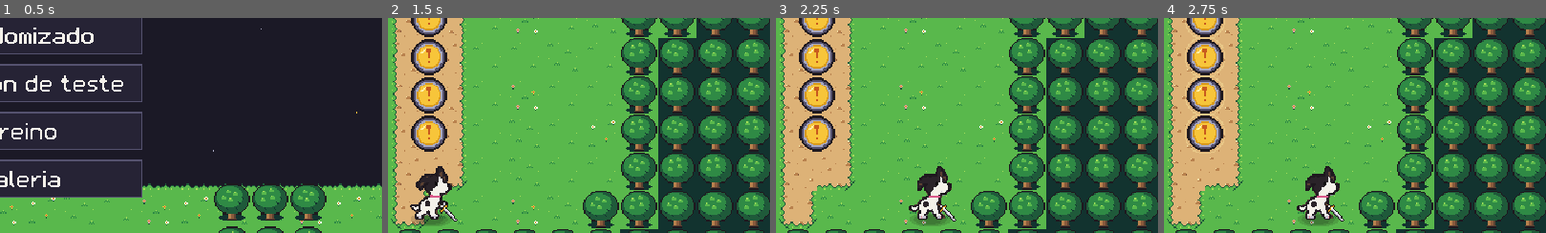
Above: before the commit, frames 1-4 (left to right).
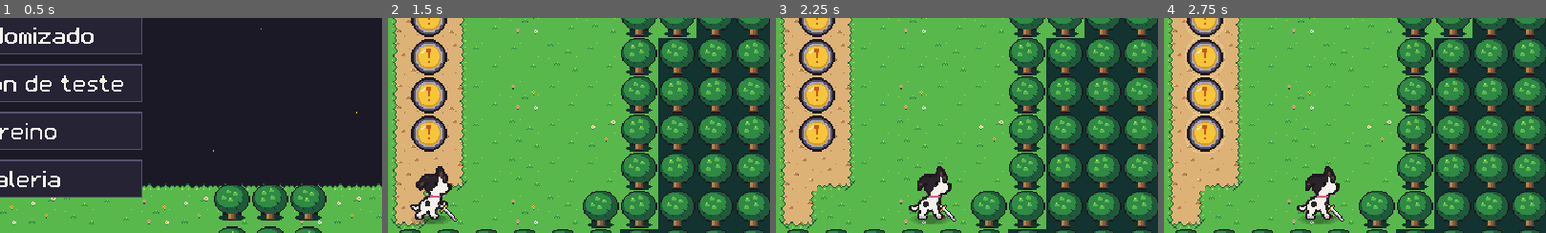
Above: after the commit, the same moments.

Repository: marcelozorza/Alttp2
Game: Godot game, scene res://ui/title_screen.tscn
Two runs of this game, one before a commit and one after it. Both use one fixed random seed, a clock stepped at 60 frames per second and the inputs below.
Inputs (mouse positions are % of the whole screen's width and height, from its top left):
- Up to frame 1 (0.5 s): no input
- Up to frame 2 (1.5 s): click "Novo jogo" at 0.5 s; tap Enter (ui_accept) at 1.25 s; move the mouse to (72, 45) at 1.27 s; hold D (move_right) from 1.28 s (still down); hold J (attack) from 1.28 s (still down); click (72, 45) at 1.42 s
- Up to frame 3 (2.25 s): tap Space (jump) at 1.52 s; release D (move_right) at 2 s; release J (attack) at 2 s; drag from (30, 55) to (52, 69) at 2.02 s
- Up to frame 4 (2.75 s): no input
The pictures show only the part of the screen within x 47-97%, y 42-92%; the shares and areas given below are measured in that part.

Frame 1 is identical in both runs. In frame 2, less than 0.1% of the frame differs, in the area x 6-15%, y 91-97%; in frame 3, less than 0.1%; in frame 4, less than 0.1%.

Commit message:
Sombra com altura máxima, para bichos largos não parecerem flutuar
Co-Authored-By: Claude Fable 5.2 <noreply@anthropic.com>
Claude-Session: https://claude.ai/code/session_016s7NevTD4Ho17e5LC6f7CU

Diff:
--- a/enemies/enemy.gd
+++ b/enemies/enemy.gd
@@ -547,7 +547,7 @@
 			if _art.flip_h:
 				middle = _art.texture.get_width() - middle
 			width = used.size.x
-			center = Vector2(_art.offset.x + middle, _art.offset.y + used.end.y - 2.0)
+			center = Vector2(_art.offset.x + middle, _art.offset.y + used.end.y - 3.0)
 		GroundShadow.draw(self, center, width)
 	if (
 		_state != State.THROW_WINDUP
--- a/world/ground_shadow.gd
+++ b/world/ground_shadow.gd
@@ -11,6 +11,10 @@
 ## Parte da largura do desenho que a sombra ocupa.
 const WIDTH_FACTOR := 1.0
 const RINGS := 3
+## Altura máxima da oval. Sem o teto, a sombra de um bicho largo e baixo, como
+## o tatu ou o lobo, fica alta demais e ele parece flutuar (Marcelo,
+## 2026-11-12).
+const MAX_HEIGHT := 9.0
 
 ## Parte pintada de cada textura já medida, para não medir a cada quadro.
 static var _used := {}
@@ -20,7 +24,8 @@
 ## de largura. Só pode ser chamado dentro do _draw de canvas.
 static func draw(canvas: CanvasItem, center: Vector2, art_width: float) -> void:
 	var radius := art_width * WIDTH_FACTOR / 2.0
-	canvas.draw_set_transform(center, 0.0, Vector2(1.0, FLATNESS))
+	var flatness := minf(FLATNESS, MAX_HEIGHT / (radius * 2.0)) if radius > 0.0 else FLATNESS
+	canvas.draw_set_transform(center, 0.0, Vector2(1.0, flatness))
 	for i: int in RINGS:
 		canvas.draw_circle(Vector2.ZERO, radius * (1.0 - 0.2 * i), COLOR)
 	canvas.draw_set_transform(Vector2.ZERO, 0.0, Vector2.ONE)
Not shown, changed: docs/design.md
